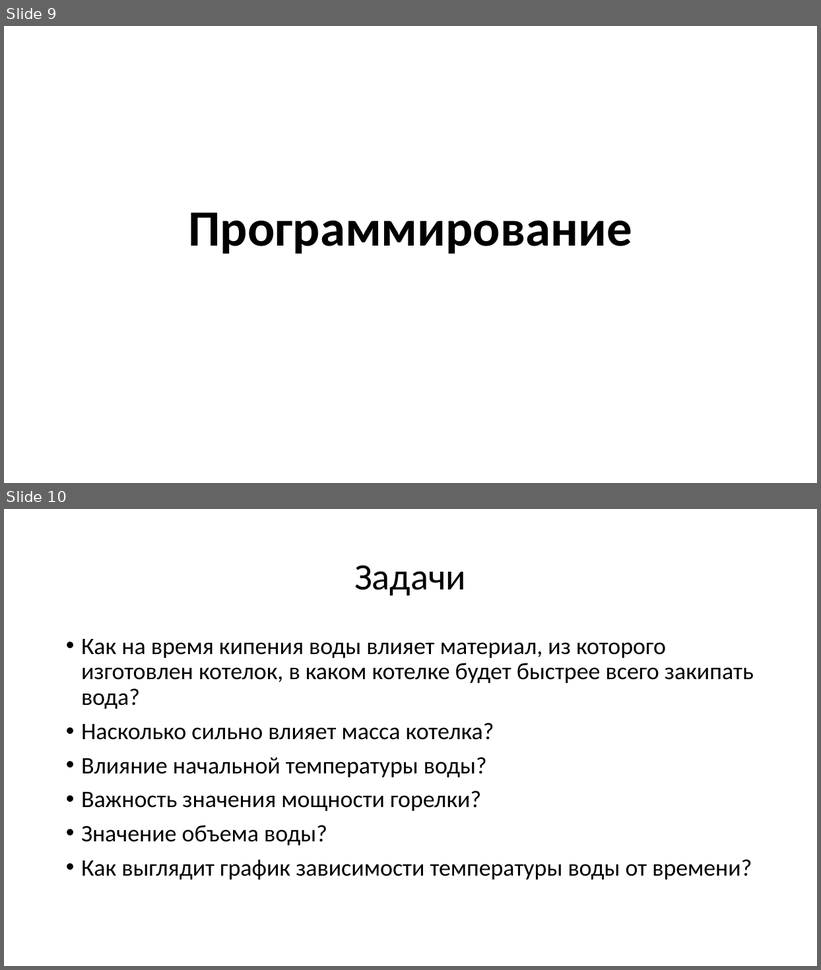
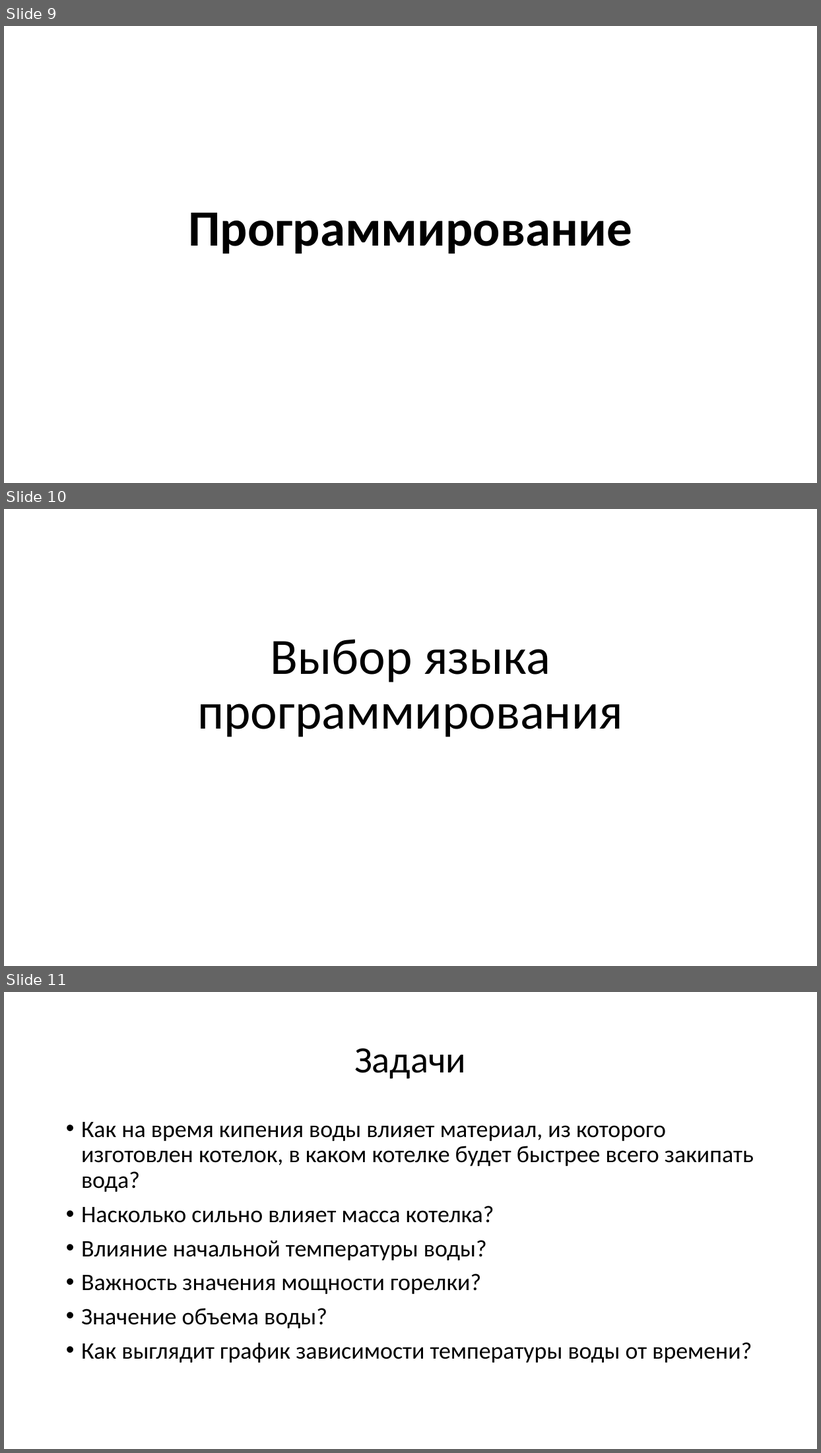
Before and after one commit to cherenuk/modeling, a slide deck: info/Моделирование.pptx. Shown one above the other, each under a label of ours: slides 9 and 10 before the commit, slides 9, 10 and 11 after it. The pictures are 821x970 and 821x1453 pixels, drawn with LibreOffice and Linux fonts; fonts in the diff are those of the drawing; background and template pictures are left out. Boxes give left, top, right and bottom in pixels: in the first picture for what was removed or moved away, otherwise in the second. Text is boxed around its words. In the diff, an @@ line names an element or a change of style, - is before the commit and + after.

Commit message:
presentation

```diff
--- a/info/Моделирование.pptx
+++ b/info/Моделирование.pptx
@@ slide 10 added at <box>4,509,817,966</box>, background picture (left out) @@
@@ title added at <box>197,639,623,737</box>, 60 pt, text #000000 @@
+Выбор языка программирования
@@ what was slide 10 is now slide 11 @@
```
Also in this commit, not shown: 1 other slide added, 1 slide removed.
